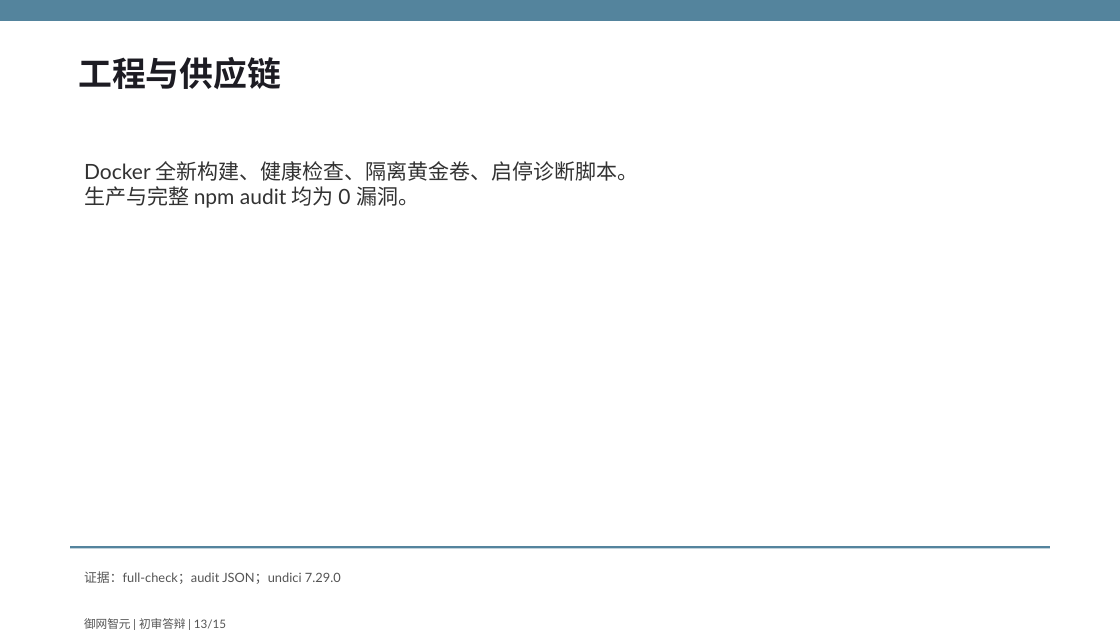
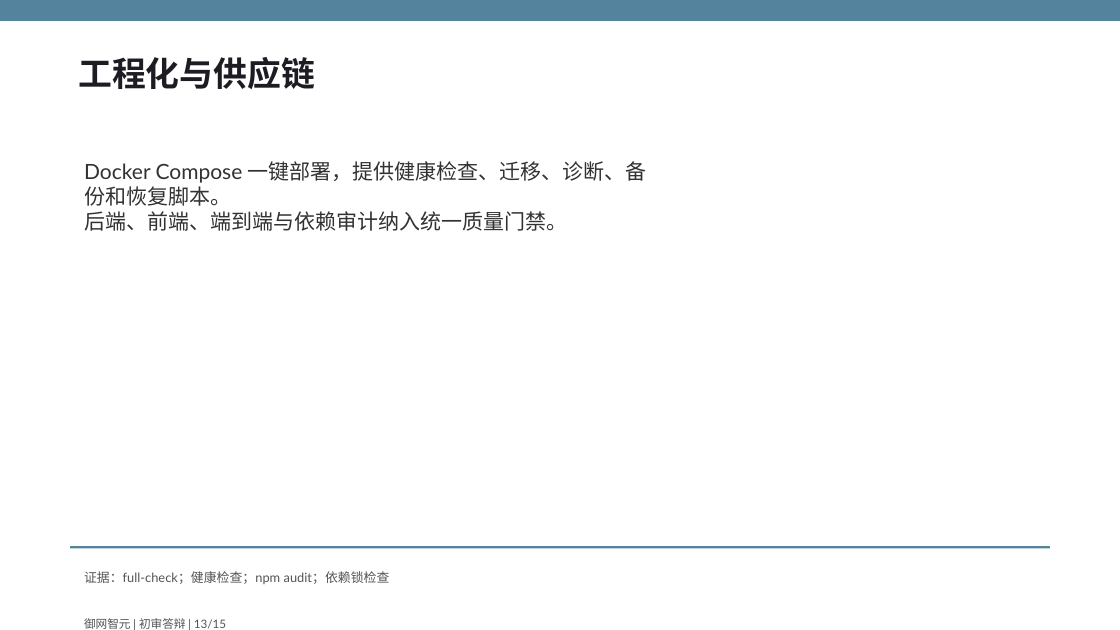
Before and after one commit to fuyao0612/gdaib-ctf-agent, a slide deck: slide 13 of output/submission/御网智元-初审答辩.pptx. Drawn at 1120x630 pixels with LibreOffice and Linux fonts; fonts in the diff are those of the drawing. Boxes give left, top, right and bottom in pixels: in the first picture for what was removed or moved away, otherwise in the second. Text is boxed around its words. In the diff, an @@ line names an element or a change of style, - is before the commit and + after.

Commit message:
移除非官方评测概念并恢复统一部署入口

```diff
--- a/output/submission/御网智元-初审答辩.pptx
+++ b/output/submission/御网智元-初审答辩.pptx
@@ text at [78, 57, 315, 89]: text changed @@
-工程与供应链
+工程化与供应链
@@ text at [84, 161, 647, 231]: text changed @@
-Docker 全新构建、健康检查、隔离黄金卷、启停诊断脚本。
-生产与完整 npm audit 均为 0 漏洞。
+Docker Compose 一键部署，提供健康检查、迁移、诊断、备份和恢复脚本。
+后端、前端、端到端与依赖审计纳入统一质量门禁。
@@ text at [84, 571, 390, 584]: text changed @@
-证据：full-check；audit JSON；undici 7.29.0
+证据：full-check；健康检查；npm audit；依赖锁检查
```
Also in this commit, not shown: 14 other slides changed, 48 other files.
